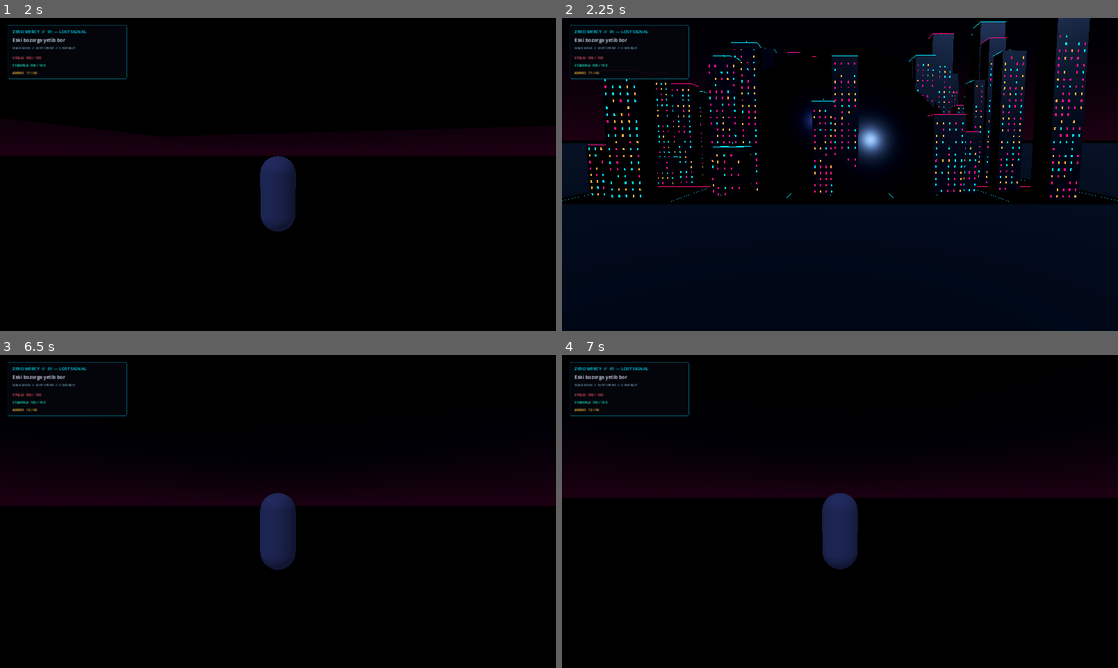
Above: before the commit, frames 1-4 (two rows, left to right).
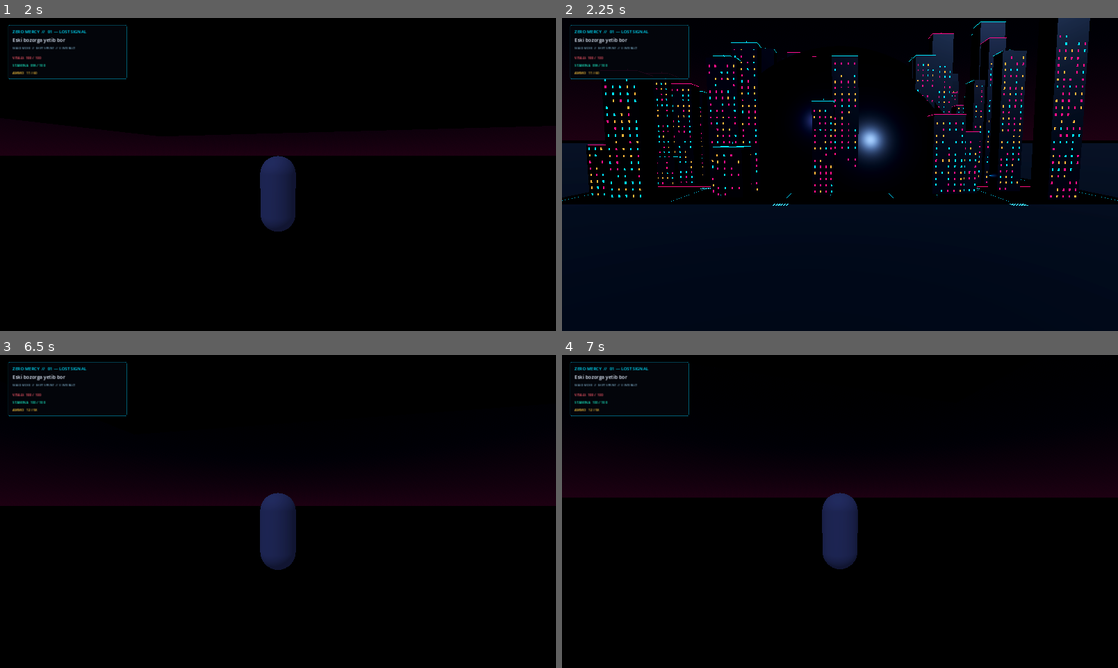
Above: after the commit, the same moments.

Repository: muharramoyxolmatova250-gif/ZERO-MERCY
Game: Godot game, scene res://scenes/main.tscn
The game is run twice, just before and just after one commit, with the same random seed, the same clock (stepped at 60 frames per second) and the same inputs.
Inputs (mouse positions are in pixels of both pictures, inside the frame that each line leads up to):
- Up to frame 1 (2 s): tap Enter at 0.5 s; move the mouse to (305, 174) at 0.52 s; hold W (move_forward) from 0.53 s (still down); tap E (interact) at 0.6 s; click (305, 174) at 0.67 s; tap Space (jump) at 0.77, 1.25, 1.52 s; move the mouse to (250, 174) at 1.27 s; tap Shift (sprint) at 1.35 s
- Up to frame 2 (2.25 s): keep holding W (move_forward); move the mouse to (851, 168) at 2.02 s; tap M at 2.1 s
- Up to frame 3 (6.5 s): tap Enter at 2.75, 4.25 s; move the mouse to (272, 517) at 2.77 s; tap R at 2.85, 5.85 s; click (272, 517) at 2.92 s; tap Space (jump) at 3.02, 3.5, 3.77, 4.52, 5, 6.02 s; move the mouse to (316, 514) at 3.52 s; tap E (interact) at 3.6 s; move the mouse to (233, 508) at 4.27 s; tap Shift (sprint) at 4.35 s; move the mouse to (283, 511) at 5.02 s; tap M at 5.1 s; click (283, 511) at 5.17 s; move the mouse to (255, 505) at 5.77 s; release W (move_forward) at 5.78 s; hold D (move_right) from 5.78 s (still down)
- Up to frame 4 (7 s): move the mouse to (867, 511) at 6.52 s; release D (move_right) at 6.53 s; hold W (move_forward) from 6.53 s (still down); tap E (interact) at 6.6 s; tap Space (jump) at 6.77 s

Frame 1 is identical in both runs. In frame 2, less than 0.1% of the frame differs, in the area x 24-84%, y 49-60%; in frame 3, less than 0.1%; in frame 4, less than 0.1%.

Commit message:
Add cyberpunk street lights and pedestrian crossings

Diff:
--- a/scripts/world/procedural_city.gd
+++ b/scripts/world/procedural_city.gd
@@ -17,6 +17,7 @@
 	rng.seed = seed_value
 	_materials()
 	_roads_and_blocks()
+	_spawn_street_furniture()
 	_spawn_city_life()
 
 func _materials() -> void:
@@ -130,6 +131,40 @@
 		shape.shape = box_shape
 		body.add_child(shape)
 		add_child(body)
+
+
+func _spawn_street_furniture() -> void:
+	# Cyberpunk street lighting and visible pedestrian crossings at selected junctions.
+	var extent := blocks_per_side * block_spacing
+	var first := -float(blocks_per_side) * block_spacing * 0.5
+	for ix in range(blocks_per_side + 1):
+		for iz in range(blocks_per_side + 1):
+			if ix % 2 != 0 and iz % 2 != 0:
+				continue
+			var x := first + float(ix) * block_spacing
+			var z := first + float(iz) * block_spacing
+			_crosswalk(Vector3(x, 0.11, z), true)
+			if (ix + iz) % 2 == 0:
+				_street_light(Vector3(x + road_width * 0.62, 0.0, z + road_width * 0.62))
+				_street_light(Vector3(x - road_width * 0.62, 0.0, z - road_width * 0.62))
+
+func _crosswalk(center: Vector3, along_x: bool) -> void:
+	for stripe in range(6):
+		var offset := (float(stripe) - 2.5) * 1.15
+		var size := Vector3(0.65, 0.035, 5.2) if along_x else Vector3(5.2, 0.035, 0.65)
+		var position := center + (Vector3(offset, 0.0, road_width * 0.5 + 2.0) if along_x else Vector3(road_width * 0.5 + 2.0, 0.0, offset))
+		_box(position, size, Color(0.18, 0.72, 0.88), true, false)
+
+func _street_light(base: Vector3) -> void:
+	_box(base + Vector3(0.0, 4.0, 0.0), Vector3(0.16, 8.0, 0.16), Color(0.035, 0.055, 0.075), false, false)
+	_box(base + Vector3(0.0, 8.0, 0.0), Vector3(1.15, 0.12, 0.22), Color(0.0, 0.72, 1.0), true, false)
+	var lamp := OmniLight3D.new()
+	lamp.position = base + Vector3(0.0, 7.7, 0.0)
+	lamp.light_color = Color(0.0, 0.58, 1.0)
+	lamp.light_energy = 1.25
+	lamp.omni_range = 13.0
+	lamp.shadow_enabled = false
+	add_child(lamp)
 
 func _spawn_city_life() -> void:
 	var citizen_script := load("res://scripts/world/city_citizen.gd")
